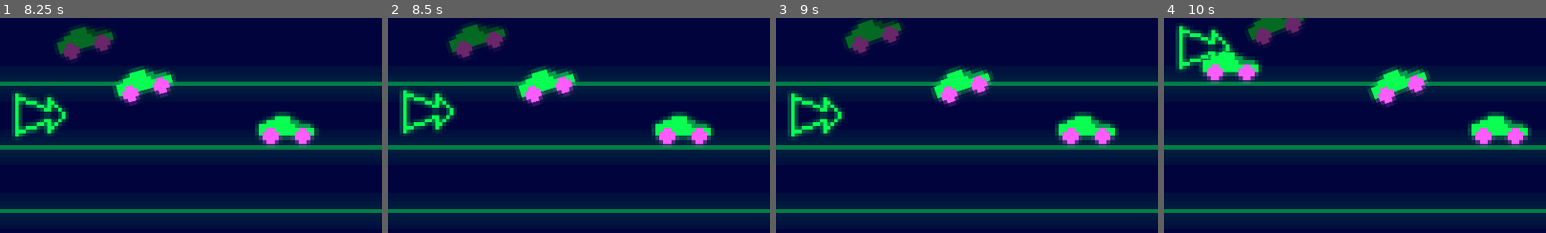
Above: before the commit, frames 1-4 (left to right).
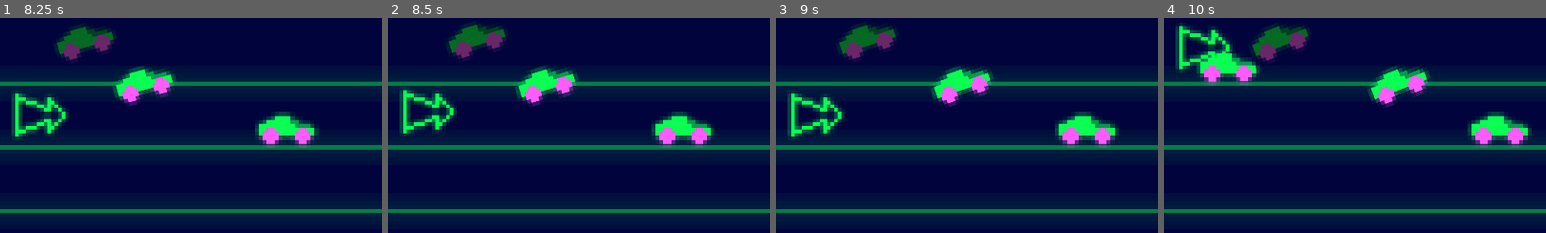
Above: after the commit, the same moments.

Repository: Neppord/battery-pact
Game: Godot game, scene res://main.tscn
Two runs of this game, one before a commit and one after it. Both use one fixed random seed, a clock stepped at 60 frames per second and the inputs below.
Inputs:
- Up to frame 1 (8.25 s): tap Enter (player_2_spawn) at 0.5, 2.1, 5.1, 8.1 s; hold W (player_1_up) 0.53-1.28 s; tap Space (player_1_spawn) at 0.6, 3.6, 6.6 s; hold S (player_1_down) 1.28-2.03 s; tap Down (player_2_down) at 1.35, 4.35, 7.35 s; hold W (player_1_up) 2.03-3.53 s; tap Up (player_2_up) at 2.85, 5.85 s; hold S (player_1_down) 3.53-5.78 s; hold W (player_1_up) 5.78-8.03 s; hold S (player_1_down) from 8.03 s (still down)
- Up to frame 2 (8.5 s): keep holding S (player_1_down)
- Up to frame 3 (9 s): keep holding S (player_1_down); tap Up (player_2_up) at 8.85 s
- Up to frame 4 (10 s): release S (player_1_down) at 9.53 s; hold W (player_1_up) from 9.53 s (still down); tap Space (player_1_spawn) at 9.6 s
The pictures show only the part of the screen within x 0-50%, y 0-50%; the shares and areas given below are measured in that part.

Frame 1 is identical in both runs. In frame 2, 0.1% of the frame differs, in the area x 16-31%, y 3-19%; in frame 3, 1.4%; in frame 4, 3.2%, in the area x 8-38%, y 0-32%.

Commit message:
Add walls to prevent toys from escaping
Co-authored-by: Karl Wängberg <karlwangberg@gmail.com>

Diff:
--- a/main.tscn
+++ b/main.tscn
@@ -89,6 +89,12 @@
 
 [sub_resource type="RectangleShape2D" id="RectangleShape2D_kek77"]
 size = Vector2(1008, 1485)
+
+[sub_resource type="WorldBoundaryShape2D" id="WorldBoundaryShape2D_kek77"]
+normal = Vector2(0, 1)
+distance = 20.0
+
+[sub_resource type="WorldBoundaryShape2D" id="WorldBoundaryShape2D_4c57u"]
 
 [node name="Node2D" type="Node2D" unique_id=522391310]
 script = ExtResource("1_7mycd")
@@ -202,5 +208,17 @@
 position = Vector2(2424, 534.5)
 shape = SubResource("RectangleShape2D_kek77")
 
+[node name="TopWall" type="StaticBody2D" parent="." unique_id=901816505]
+
+[node name="CollisionShape2D" type="CollisionShape2D" parent="TopWall" unique_id=1291282161]
+position = Vector2(960, -21)
+shape = SubResource("WorldBoundaryShape2D_kek77")
+
+[node name="BottomWall" type="StaticBody2D" parent="." unique_id=1579244124]
+
+[node name="CollisionShape2D" type="CollisionShape2D" parent="BottomWall" unique_id=1833608855]
+position = Vector2(979, 811)
+shape = SubResource("WorldBoundaryShape2D_4c57u")
+
 [connection signal="spawned_toy" from="Player1Arrow" to="." method="spawn_left"]
 [connection signal="spawned_toy" from="Player2Arrow" to="." method="spawn_right"]
Not shown, changed: TODO.md
